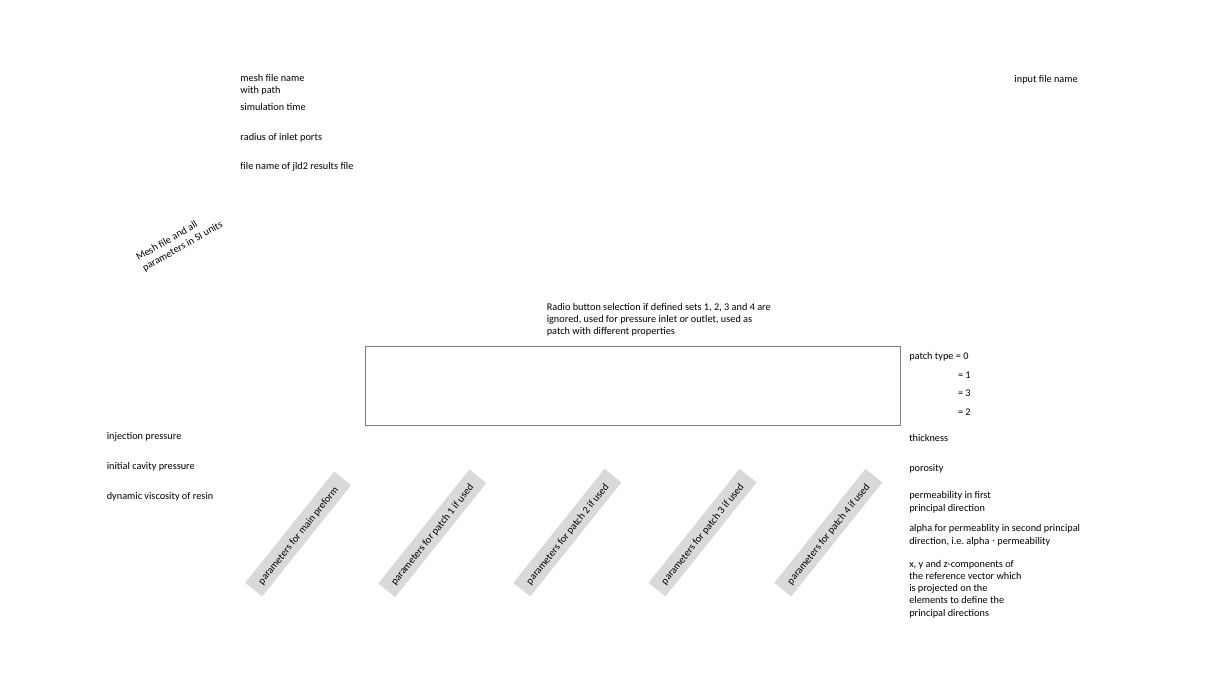
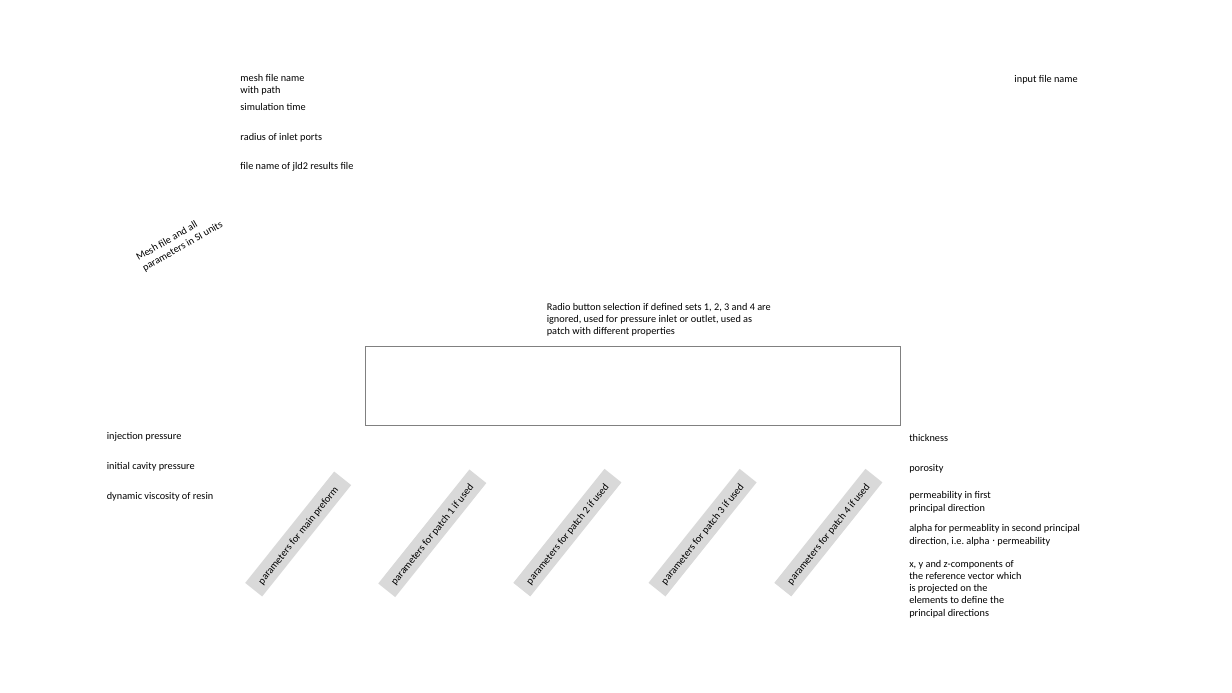
Before and after one commit to obertscheiderfhwn/RTMsim, a slide deck: slide 1 of rtmsim_help.pptx. Drawn at 1232x693 pixels with LibreOffice and Linux fonts; fonts in the diff are those of the drawing; background and template pictures are left out. Boxes give left, top, right and bottom in pixels: in the first picture for what was removed or moved away, otherwise in the second. Text is boxed around its words. In the diff, an @@ line names an element or a change of style, - is before the commit and + after.

```diff
--- a/rtmsim_help.pptx
+++ b/rtmsim_help.pptx
@@ text removed at (x1=909, y1=352, x2=968, y2=361) @@
-patch type = 0
@@ text removed at (x1=965, y1=371, x2=970, y2=378) @@
-= 1
@@ text removed at (x1=965, y1=389, x2=970, y2=396) @@
-= 3
@@ text removed at (x1=965, y1=408, x2=970, y2=415) @@
-= 2
```
Also in this commit, not shown: 1 other file.
